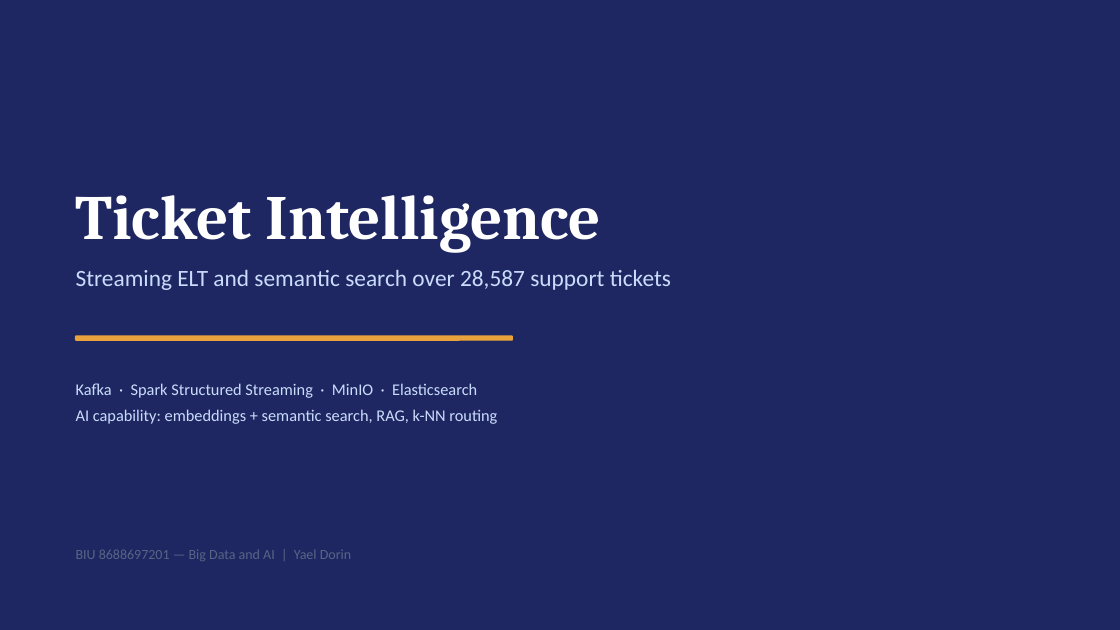
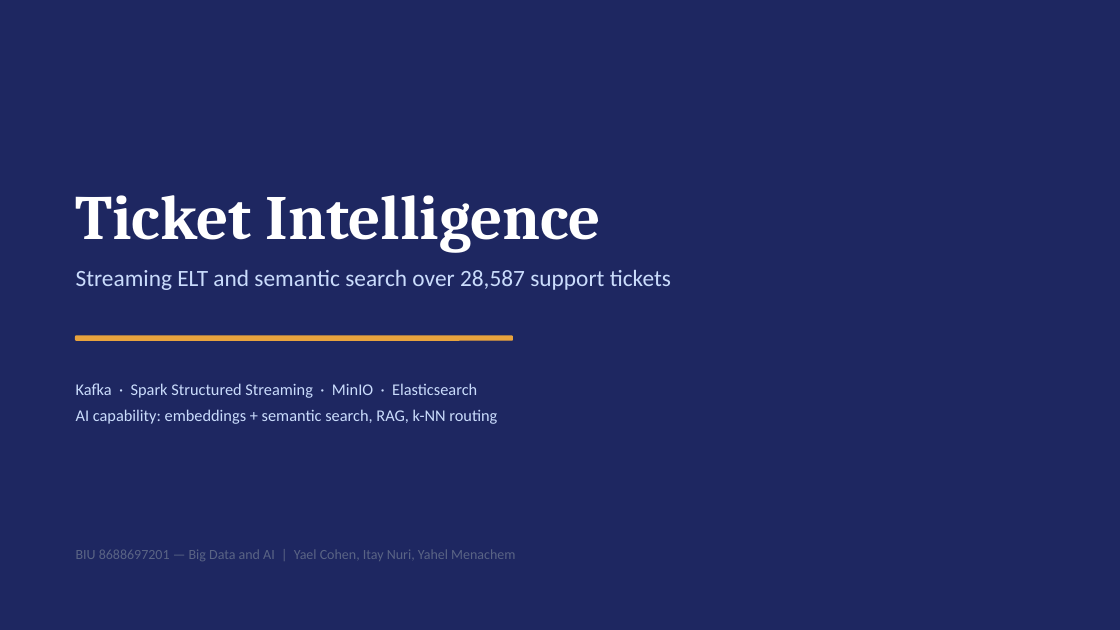
Before and after one commit to yaeldorin-glitch/biu-bigdata-support-tickets-1, a slide deck: slide 1 of docs/presentation.pptx. Drawn at 1120x630 pixels with LibreOffice and Linux fonts; fonts in the diff are those of the drawing. Boxes give left, top, right and bottom in pixels: in the first picture for what was removed or moved away, otherwise in the second. Text is boxed around its words. In the diff, an @@ line names an element or a change of style, - is before the commit and + after.

```diff
--- a/docs/presentation.pptx
+++ b/docs/presentation.pptx
@@ text at (x1=76, y1=549, x2=515, y2=561): text changed @@
-BIU 8688697201 — Big Data and AI | Yael Dorin
+BIU 8688697201 — Big Data and AI | Yael Cohen, Itay Nuri, Yahel Menachem
```
Also in this commit, not shown: 5 other files.
